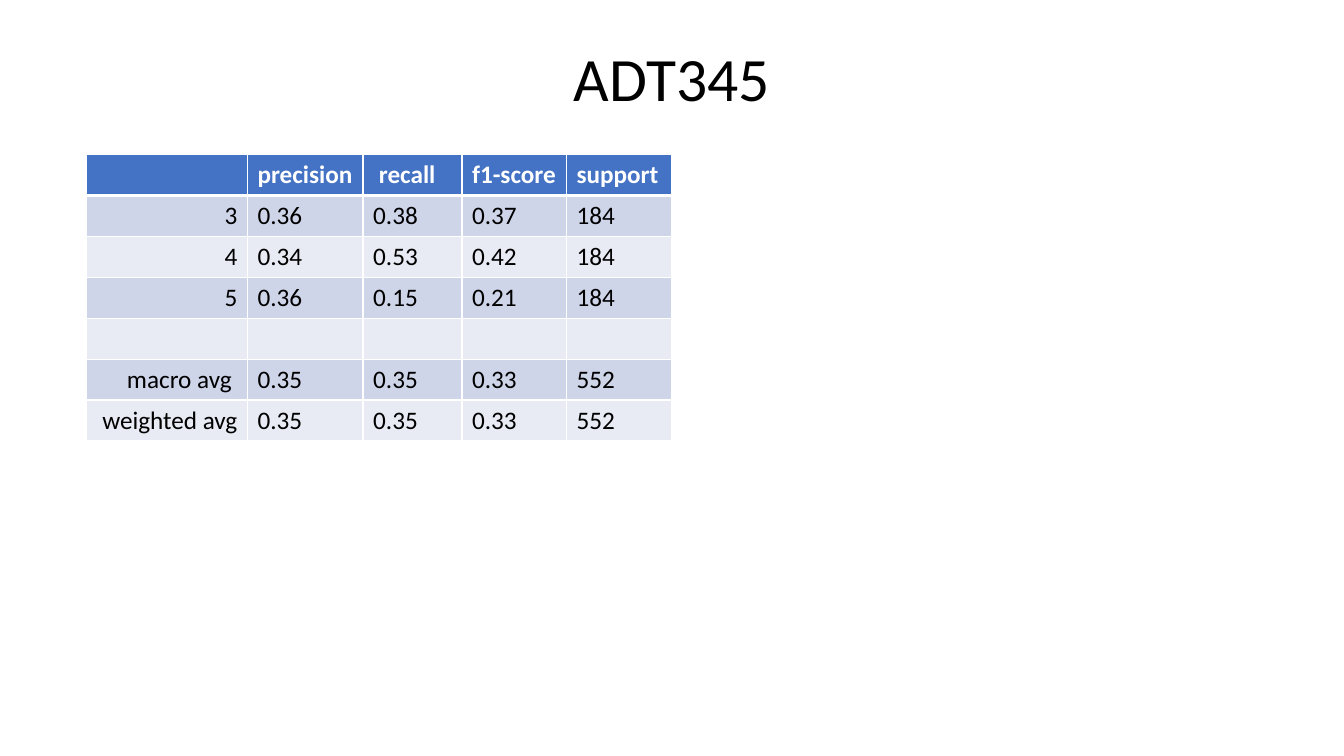
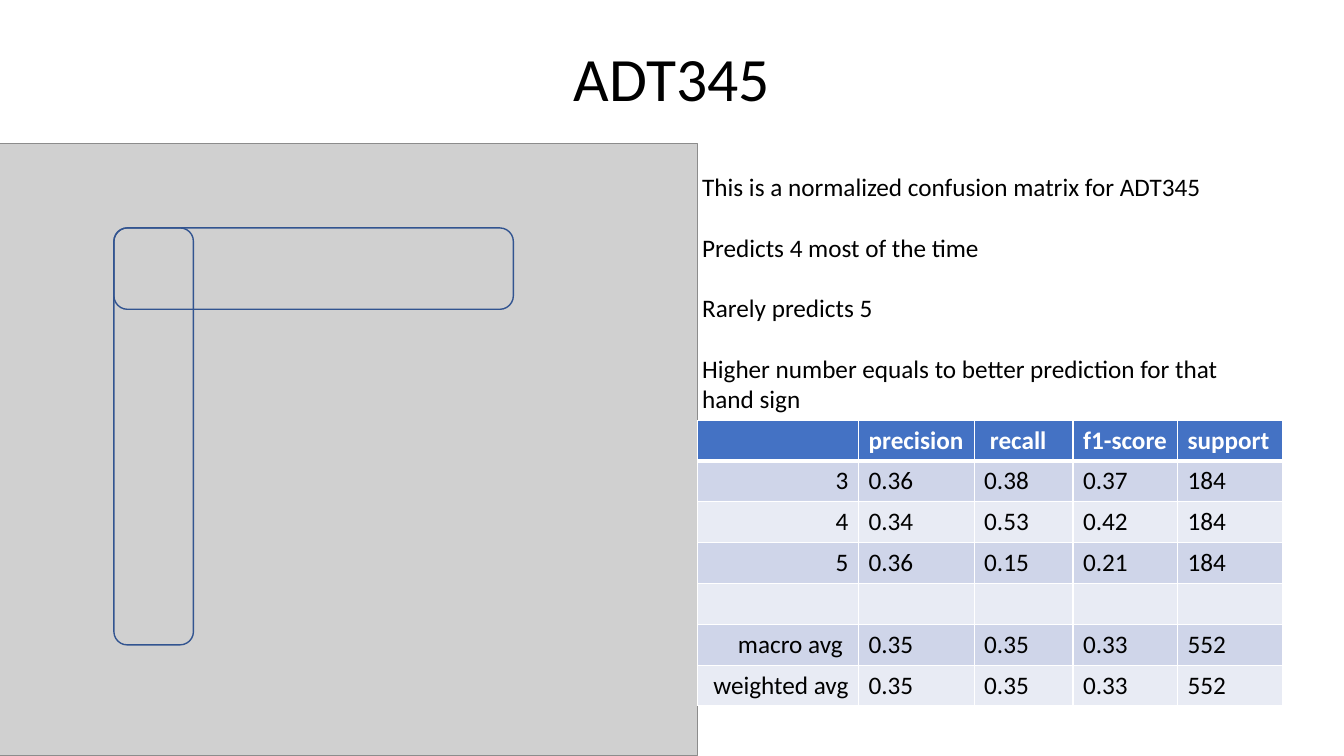
Before and after one commit to UnfairWraith/CN345, a slide deck: slide 16 of MLAI mini project.pptx (slide 17 before the commit). Drawn at 1344x756 pixels with LibreOffice and Linux fonts; fonts in the diff are those of the drawing; grey boxes stand for pictures. Boxes give left, top, right and bottom in pixels: in the first picture for what was removed or moved away, otherwise in the second. Text is boxed around its words. In the diff, an @@ line names an element or a change of style, - is before the commit and + after.

```diff
--- a/MLAI mini project.pptx
+++ b/MLAI mini project.pptx
@@ picture added at <box>0,144,698,756</box> @@
@@ text added at <box>702,178,1217,413</box>, 18 pt, text #000000 @@
+This is a normalized confusion matrix for ADT345
+Predicts 4 most of the time
+Rarely predicts 5
+Higher number equals to better prediction for that hand sign
@@ rounded rectangle added at <box>114,228,513,310</box>, outline #325491 1 pt @@
@@ rounded rectangle added at <box>114,228,194,645</box>, outline #325491 1 pt @@
@@ table: place and size @@
-table at <box>87,155,674,441</box>
+table at <box>698,420,1285,706</box>
```
Also in this commit, not shown: 2 other slides changed, 11 slides added, 2 slides removed, 4 other files.
